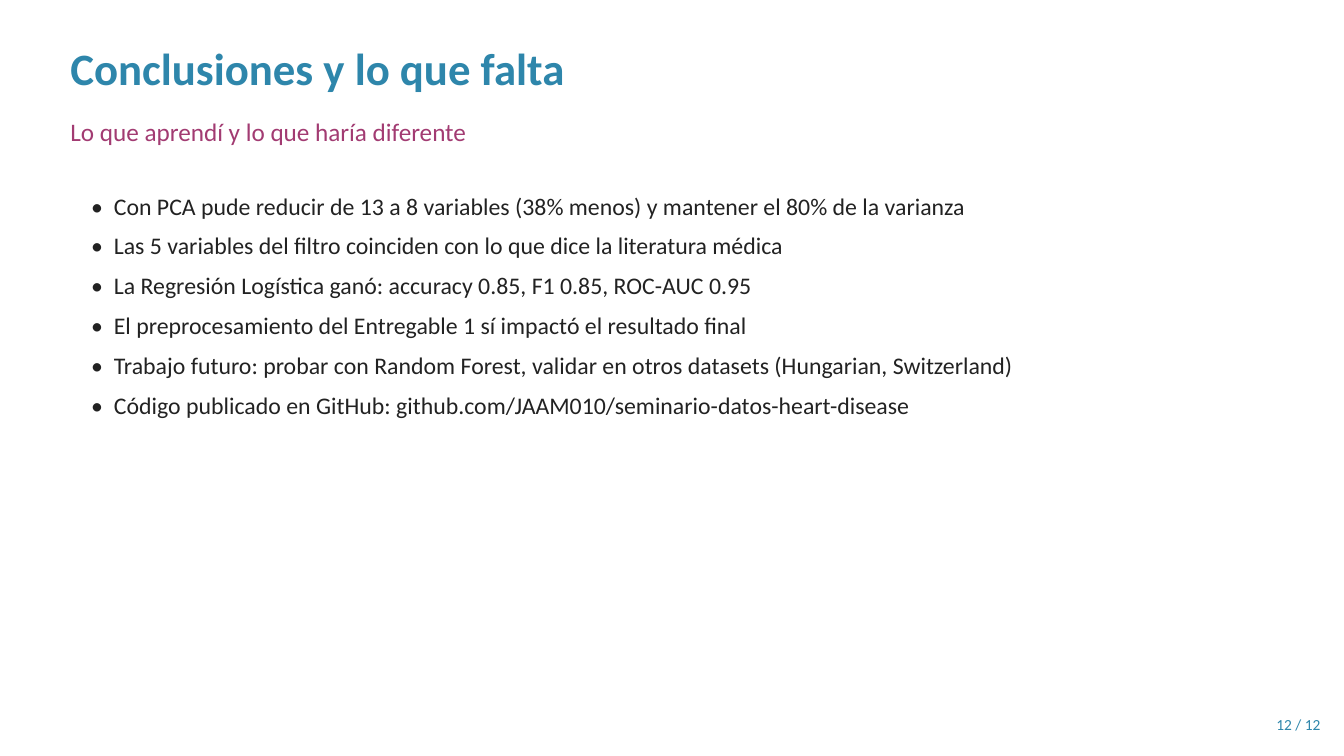
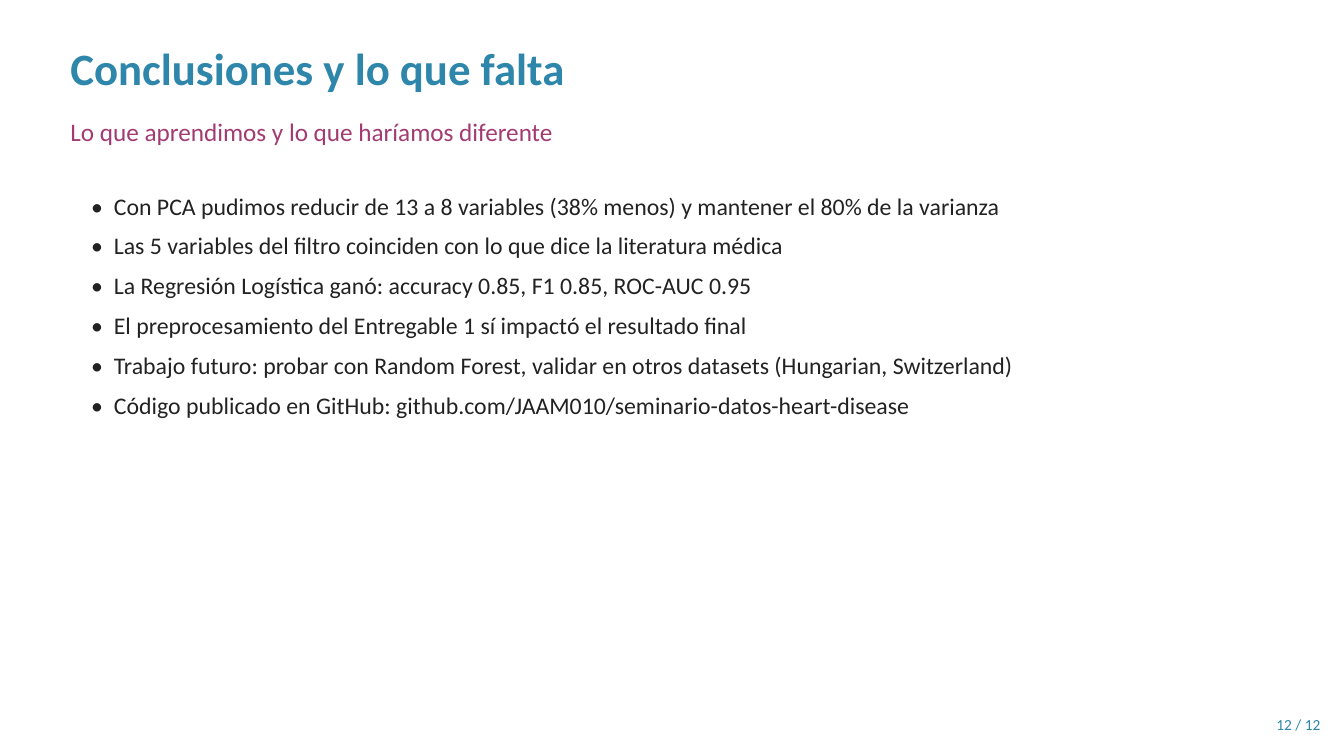
Before and after one commit to JAAM010/seminario-datos-heart-disease, a slide deck: slide 12 of Entregable2/Presentacion_Sustentacion.pptx. Drawn at 1344x756 pixels with LibreOffice and Linux fonts; fonts in the diff are those of the drawing. Boxes give left, top, right and bottom in pixels: in the first picture for what was removed or moved away, otherwise in the second. Text is boxed around its words. In the diff, an @@ line names an element or a change of style, - is before the commit and + after.

```diff
--- a/Entregable2/Presentacion_Sustentacion.pptx
+++ b/Entregable2/Presentacion_Sustentacion.pptx
@@ text at (70, 123, 552, 145): text changed @@
-Lo que aprendí y lo que haría diferente
+Lo que aprendimos y lo que haríamos diferente
@@ text at (114, 197, 999, 219): text changed @@
-• Con PCA pude reducir de 13 a 8 variables (38% menos) y mantener el 80% de la varianza
+• Con PCA pudimos reducir de 13 a 8 variables (38% menos) y mantener el 80% de la varianza
```
Also in this commit, not shown: 5 other slides changed, 6 other files.
